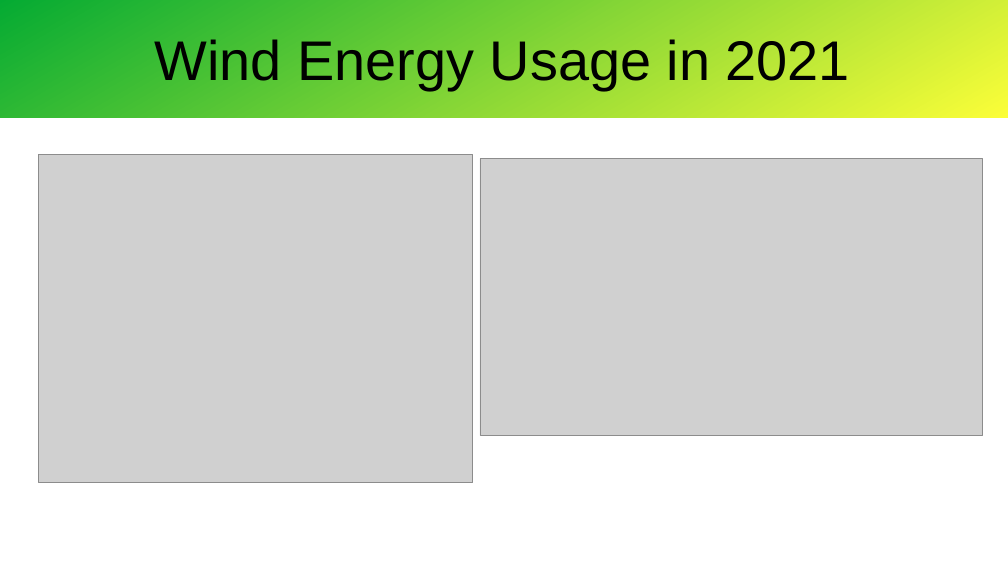
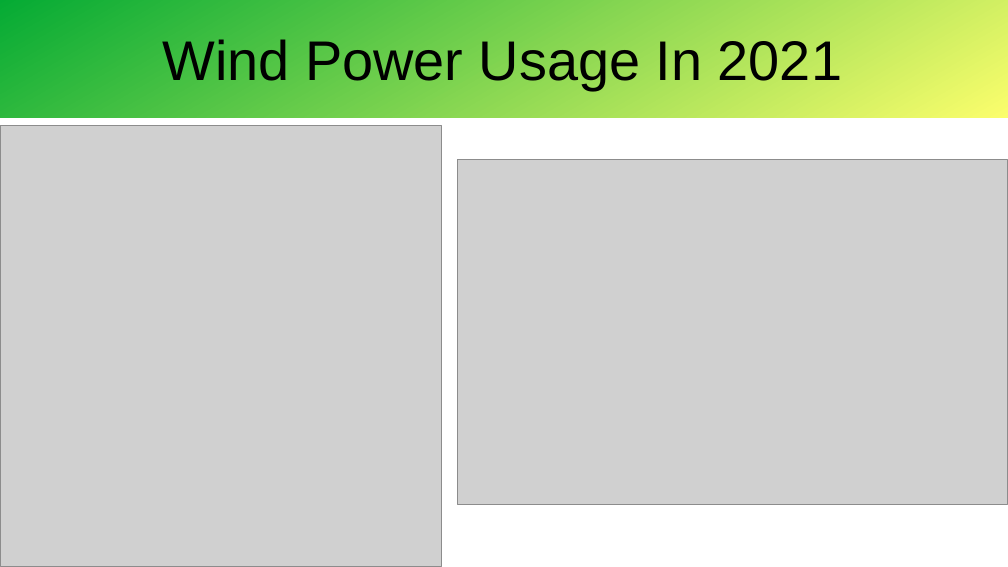
Before and after one commit to kim-tynes/EnergySourcesPortfolioProject, a slide deck: slide 4 of energy.pptx. Drawn at 1008x567 pixels with LibreOffice and Linux fonts; fonts in the diff are those of the drawing; grey boxes stand for pictures. Boxes give left, top, right and bottom in pixels: in the first picture for what was removed or moved away, otherwise in the second. Text is boxed around its words. In the diff, an @@ line names an element or a change of style, - is before the commit and + after.

```diff
--- a/energy.pptx
+++ b/energy.pptx
@@ title "Wind Power Usage In 2021" at (0,0,1008,117): fill gradient #00A933 to #FFFF38 to gradient #00A933 to #FFFF6D @@
@@ title at (162,39,842,90): text changed @@
-Wind Energy Usage in 2021
+Wind Power Usage In 2021
@@ picture: place and size @@
-picture at (38,155,473,484)
+picture at (0,125,442,567)
@@ picture: place and size @@
-picture at (480,159,983,436)
+picture at (457,160,1008,504)
```
Also in this commit, not shown: 6 other slides changed.
